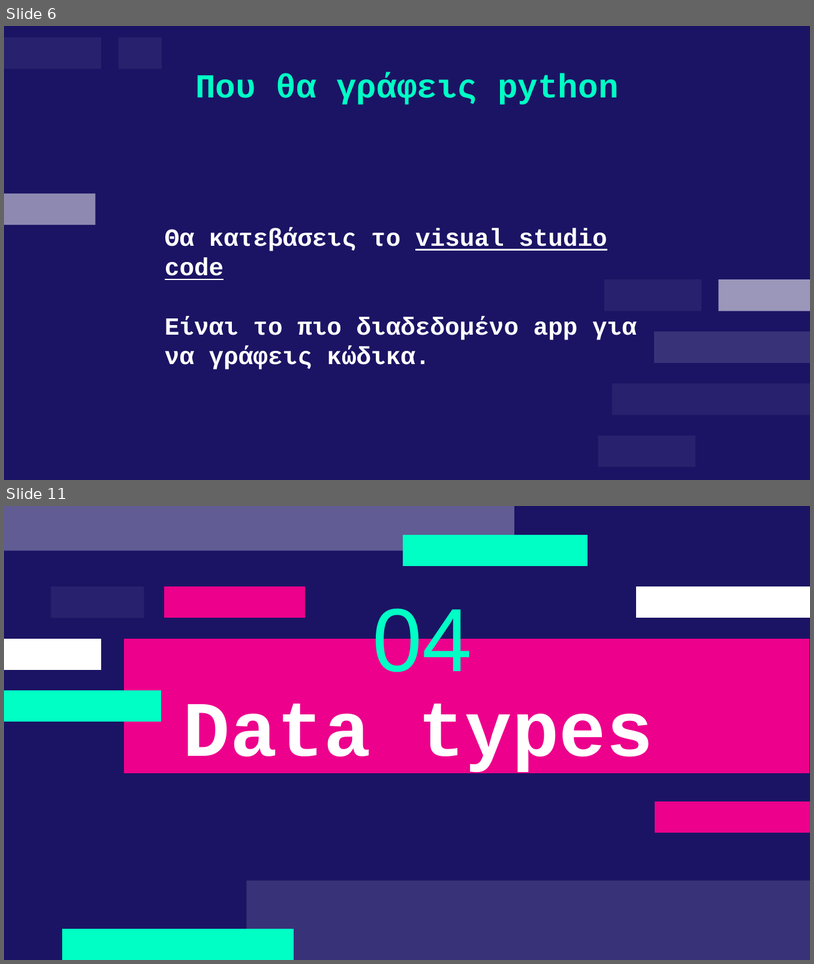
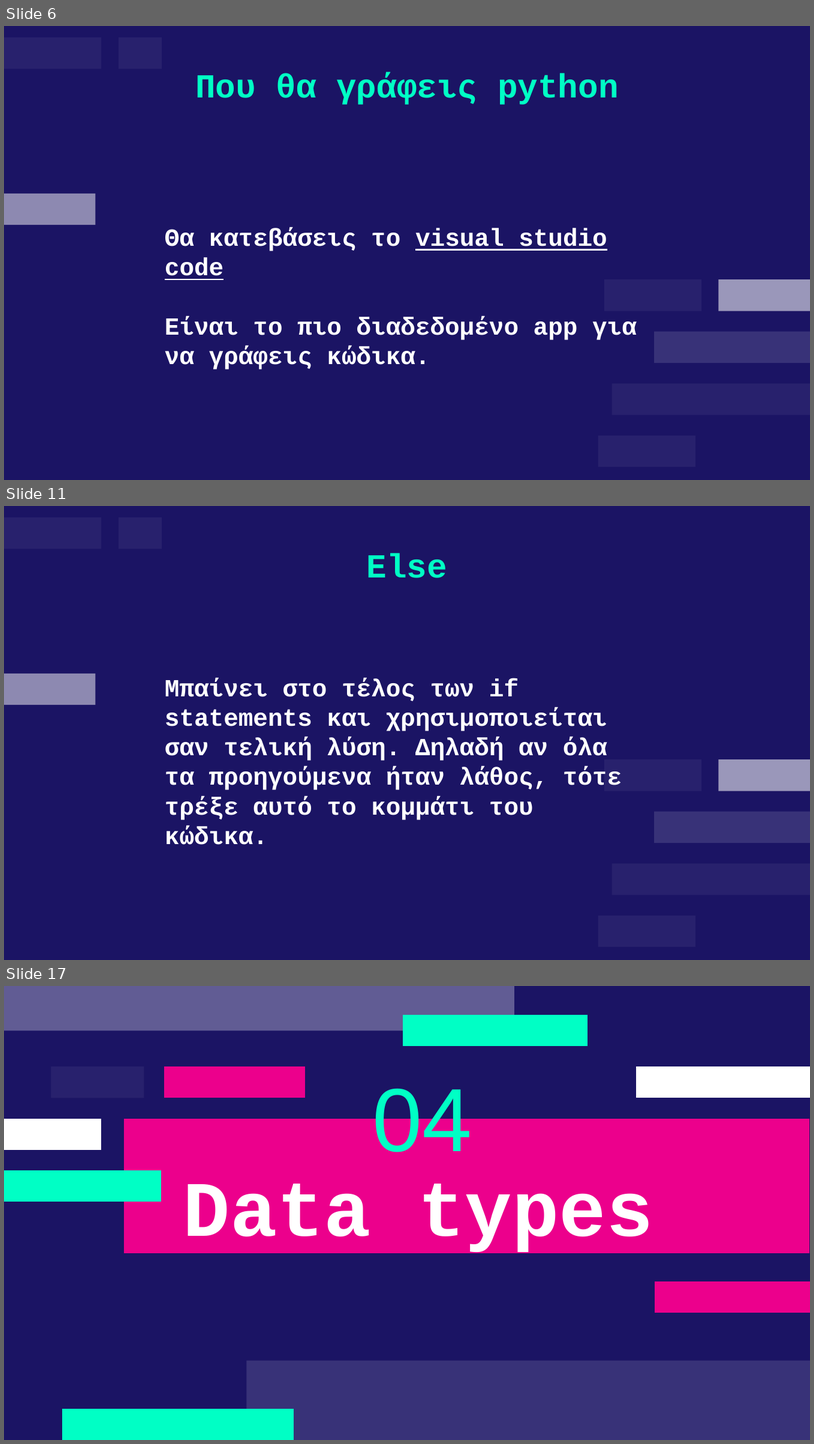
Before and after one commit to deepblue597/python_tutorial, a slide deck: lesson 2/Lesson 2 Python.pptx. Shown one above the other, each under a label of ours: slides 6 and 11 before the commit, slides 6, 11 and 17 after it; the slides between them are not shown. The pictures are 814x964 and 814x1444 pixels, drawn with LibreOffice and Linux fonts; fonts in the diff are those of the drawing. Boxes give left, top, right and bottom in pixels: in the first picture for what was removed or moved away, otherwise in the second. Text is boxed around its words. In the diff, an @@ line names an element or a change of style, - is before the commit and + after.

```diff
--- a/lesson 2/Lesson 2 Python.pptx
+++ b/lesson 2/Lesson 2 Python.pptx
@@ slide 11 added at (x1=4, y1=506, x2=810, y2=960), background #1B1464 @@
@@ freeform shape added at (x1=4, y1=517, x2=102, y2=549), fill #FFFFFF at 6% opacity @@
@@ freeform shape added at (x1=119, y1=517, x2=162, y2=549), fill #FFFFFF at 6% opacity @@
@@ title added at (x1=367, y1=553, x2=447, y2=578), 30 pt, text #00FFC5, bold @@
+Else
@@ freeform shape added at (x1=4, y1=673, x2=96, y2=705), fill #FFFFFF at 50% opacity @@
@@ text added at (x1=165, y1=678, x2=622, y2=844), 22 pt, text #FFFFFF, bold @@
+Μπαίνει στο τέλος των if statements και χρησιμοποιείται σαν τελική λύση. Δηλαδή αν όλα τα προηγούμενα ήταν λάθος, τότε τρέξε αυτό το κομμάτι του κώδικα.
@@ group added at (x1=599, y1=759, x2=810, y2=946): 5 freeform shapes @@
@@ what was slide 11 is now slide 17 @@
```
Also in this commit, not shown: 4 slides changed, 8 other slides added, 3 slides removed, 1 other file.
